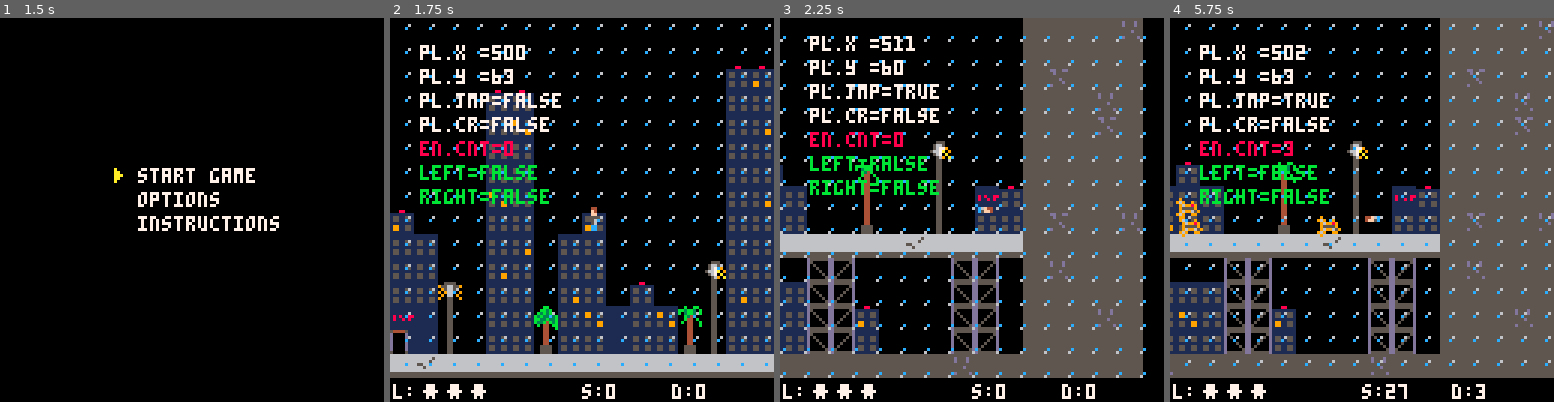
Above: before the commit, frames 1-4 (left to right).
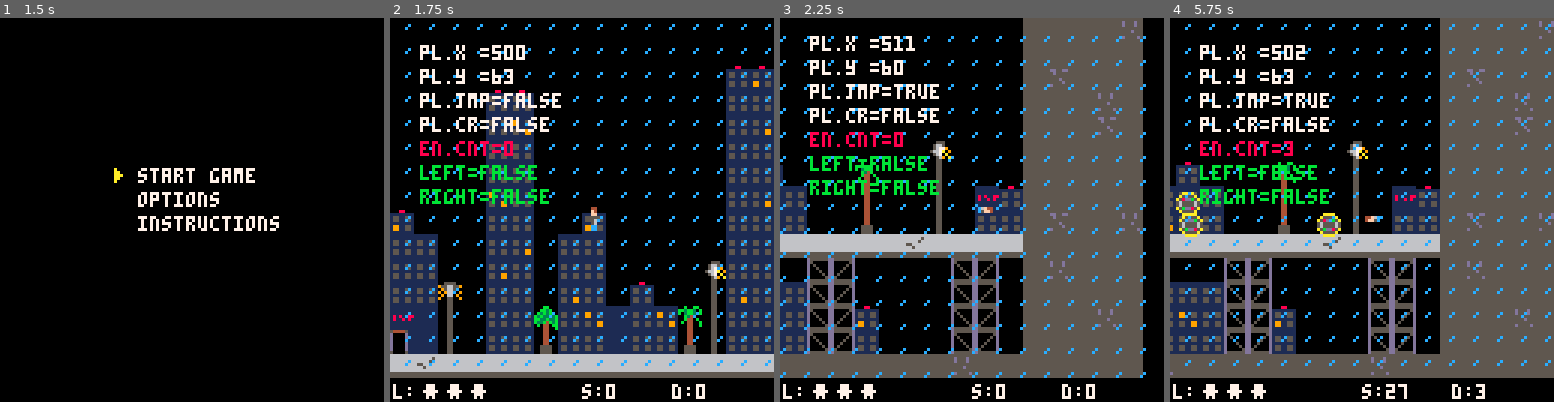
Above: after the commit, the same moments.

Repository: jflores82/data-filch
Game: PICO-8 cartridge df_01.p8
Same seed, same stepped clock (60 frames per second), same inputs: the game is played once before the commit and once after it.
Inputs:
- Up to frame 1 (1.5 s): tap X (X key) at 0.33, 1.07 s; tap O (Z key) at 0.7 s
- Up to frame 2 (1.75 s): hold Right from 1.6 s (still down); tap O (Z key) at 1.7 s
- Up to frame 3 (2.25 s): tap X (X key) at 1.85 s; release Right at 2.1 s; tap O (Z key) at 2.1 s; hold Up from 2.15 s (still down)
- Up to frame 4 (5.75 s): release Up at 2.42 s; hold Right 2.47-3.03 s; tap O (Z key) every 0.4 s from 2.5 to 5.7 s; tap X (X key) at 2.97, 4.08, 5.2 s; hold Left 3.08-3.58 s; hold Down 3.63-3.97 s; hold Right 4.02-4.68 s; hold Up 4.73-5.03 s; hold Left 5.08-5.68 s; hold Down from 5.73 s (still down)

Frame 1 is identical in both runs. In frame 2, 1.3% of the frame differs, in the area x 4-100%, y 1-90%; in frame 3, 1.4%; in frame 4, 2.2%, in the area x 1-100%, y 1-90%.

Commit message:
fix: en_side_vert align
fix: fixed en_side vertical aligned and added new graphics for the en_side sprites to pop-out against the background more.

Diff:
--- a/df_01.p8
+++ b/df_01.p8
@@ -378,10 +378,10 @@
 
 	if(count(en_side) < 2) then
 		if(flr(rnd(20)) == 10) then
-			add(en_side, {x = camx + 1, y = en_y + 2, type = 1, spd = levels[currentlevel].en_side_spd_max, anim = 0})
+			add(en_side, {x = camx + 1, y = en_y + 1, type = 1, spd = levels[currentlevel].en_side_spd_max, anim = 0})
 		end
 		if(flr(rnd(20)) == 5) then
-			add(en_side, {x = camx + 1, y = en_y - 4, type = 2, spd = levels[currentlevel].en_side_spd_min, anim = 0})
+			add(en_side, {x = camx + 1, y = en_y - 6, type = 2, spd = levels[currentlevel].en_side_spd_min, anim = 0})
 		end
 	end
 
@@ -1363,14 +1363,14 @@
 00056000000cc00000056000000cc000000000000004f000000000000000000000080000000008000000000000000000000550000005c000000550000005c000
 000cc00000c00c0000065000000000000000000000044000000000000000000000000000800000000080000000000e00000cc000000cc000000cc000000cc000
 000cc000000000c0000cc000000000000000000000000000000000000000000000000000000000000000800000000000000cc000000c0000000cc000000c0000
-0900000000090000000440000004400000000031130000000000003113000000000aa00000666600006666000066660000666600000000000000000000000000
-9690090000960900000ff000000440000000003113000000000000311300000000aaaa0006000560060445600600056006044560000000000000000000000000
-0969989009609690000ff000000440000800003113000090090000311300008000aaaa0006005060060f506006005060060f5060000000000000000000000000
-0955559009555590006556000065560003330031130033300333003113003330009779000c0500c00c05f0c00b0500b00b05f0b0000000000000000000000000
-0969965909600b59000550000005500003b3031111303b3003b3031111303b30009aa9000c5005c00c5dd5c00b5005b00b5dd5b0000000000000000000000000
-9690099000969990000c5000000c500003bb3bbbbbb3bb3003bb3bbbbbb3bb30009aa9000c0050c00c6d56c00b0050b00b6d56b0000000000000000000000000
-0900000000090000000cc000000cc00003bbbb5555bbbb3003bbbb5555bbbb3000a99a00060500600605c060060500600605c060000000000000000000000000
-00000000000000000000c0000000c000003b33555533b300003b33555533b3000090090006500060065cc06006500060065cc060000000000000000000000000
+00aaaa0000000000000440000004400000000031130000000000003113000000000aa00000666600006666000066660000666600000000000000000000000000
+0a5555a000aaaa00000ff000000440000000003113000000000000311300000000aaaa0006000560060445600600056006044560000000000000000000000000
+a58ddb5aaa5555aa000ff000000440000800003113000090090000311300008000aaaa0006005060060f506006005060060f5060000000000000000000000000
+56555565568ddb65006556000065560003330031130033300333003113003330009779000c0500c00c05f0c00b0500b00b05f0b0000000000000000000000000
+5655556556bdd865000550000005500003b3031111303b3003b3031111303b30009aa9000c5005c00c5dd5c00b5005b00b5dd5b0000000000000000000000000
+a5bdd85aaa5555aa000c5000000c500003bb3bbbbbb3bb3003bb3bbbbbb3bb30009aa9000c0050c00c6d56c00b0050b00b6d56b0000000000000000000000000
+0a5555a00aaaaaa0000cc000000cc00003bbbb5555bbbb3003bbbb5555bbbb3000a99a00060500600605c060060500600605c060000000000000000000000000
+00aaaa00000000000000c0000000c000003b33555533b300003b33555533b3000090090006500060065cc06006500060065cc060000000000000000000000000
 00000000000000000000000000000000000033333333000000003333333300000000000000000000000000000000000000000000000000000000000000000000
 01111110000000000000000000000000001111111111110000111111111111000000000000000000000000000000000000000000000000000000000000000000
 01cccc10000000000000000000000000013551111115531001355111111553100000000000000000000000000000000000000000000000000000000000000000
@@ -1389,12 +1389,12 @@
 00000000000000000000000000000000000000000000000000000000000000000000000000000000000000000000000000000000000000000000000000000000
 666666666666666655555555555555550000000000000000000000d0000000000000000000000000000550000000000000555500000000000000000000000000
 66666666666666565666666556666665000000000000000000000d00000000000000000000000000000550000005550095566559000000000000000000000000
-6666666666666566566666500566666500000080080000000000d000000000000000006000000000000550000056650009566590000000000000000000000000
+6666666666666566566666500566666500000080080000000000d00000000000000000c000000000000550000056650009566590000000000000000000000000
 666666666556666656666500005666658000080880800008000d00000000000000000c0000000000000550000056779090966909000000000000000000000000
 66666666666566665dddd500005dddd508808000000808800000000000d0000000000000000000000005500005667a0909066090000000000000000000000000
 66666666666666665ddddd5005ddddd50008000000008000000000000d000000000000000000000000055000005670a090055009000000000000000000000000
 55555555555555555dddddd55dddddd5000000000000000000000000d0000000000000000c000000000550000005690a00055000000000000000000000000000
-55555555555555555555555555555555000000000000000000000000000000000000000060000000000550000005500000055000000000000000000000000000
+555555555555555555555555555555550000000000000000000000000000000000000000c0000000000550000005500000055000000000000000000000000000
 5444451154444511544445115444451154444511544445115444451154444511544445115444451165555555555555565d0770d55d0770d55d0770d555555555
 d0000d116d00d6116dddd611600006116000061160000611600006116000061160000611600006115dddddddddddddd5dd7007d55d7007dd5d7007d5dddddddd
 d0000d116d00d6116dddd6116dddd6116000061160000611600006116000061160000611600006115d700700007007d5dd7007d55d7007dd5d7007d507700770
